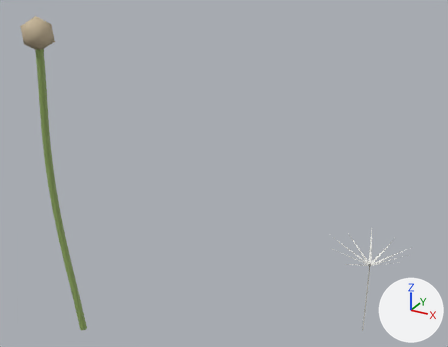
One commit to the glTF model public/models/puffballSimple.glb: the scene before it, then after it.
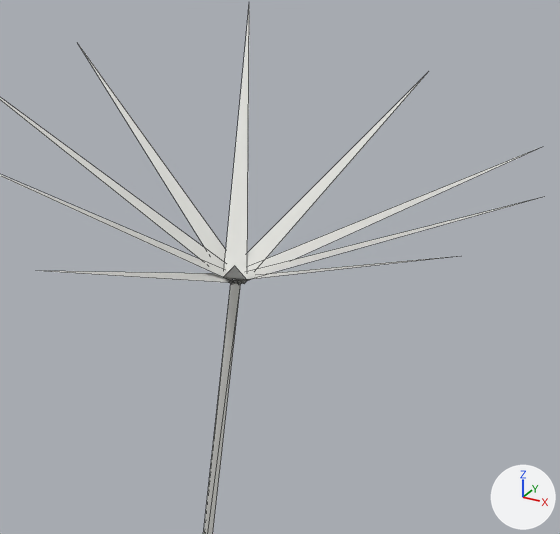
There are two pictures of each version: one whole from a 50 mm lens placed at (3.93, -3.88, 3.03), pointed at (1.68, 0.22, 0.98), one close up on the part from 75% to 93% of the width and 65% to 87% of the height. The axes (+X, +Y, +Z) are drawn at lower right. The lights are the same throughout. The older version's two pictures come first. The close-ups show mesh edges as thin lines. Vertices at exactly the same position are counted once.

Objects in the first close-up: 'Seed'.
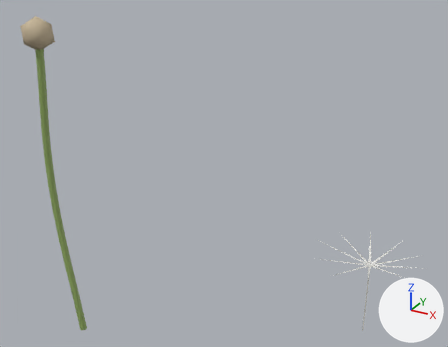
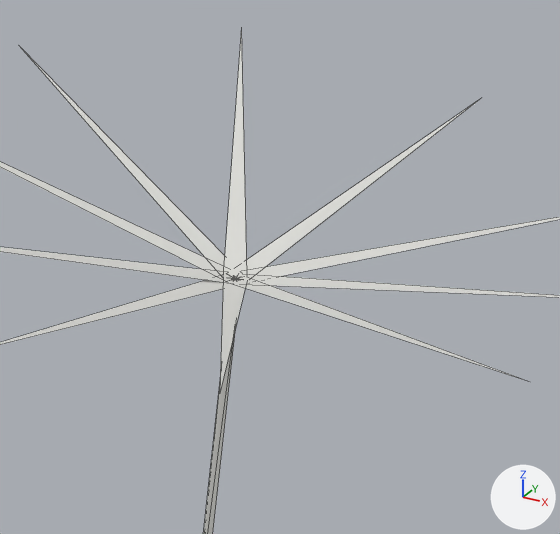
The newer file adds a shape key; the second version is drawn at full value of the shape key 'Open' of 'Seed', and the change is written as the vertex moves it makes.

The change, as JSON lines over the scene's bpy script:
```json
{"block": "me_seed", "where": "# used by ob_seed; location = (3.0, 0.0, 0.0)"}
{"op": "remove", "block": "me_seed", "code": "me_seed.from_pydata(...)  # 36 vertices, 16 faces; spans x -0.331..0.296, y -0.283..0.261, z 0.04..0.811"}
{"op": "add", "block": "me_seed", "code": "me_seed.from_pydata(...)  # 36 vertices, 16 faces; spans x -0.446..0.4, y -0.381..0.352, z 0.04..0.725"}
{"block": "me_seed", "change": "me_seed part 1: all 10 vertices in x -0.331..0.296, y -0.283..0.261, z 0.745..0.811 are scaled about their middle by (1.35, 1.35, 0.55), then moved by (-0.006, -0.004, -0.071)"}
```

Location of each change, [x1, y1, x2, y2] in pixels of the close-ups (560 x 534 px; the box of a moved part takes in the faces that stretch with it):
```json
{"object": "Seed", "change": "reshaped", "before": [0, 12, 541, 534], "after": [0, 27, 560, 534]}
{"part": 1, "of": "me_seed", "change": "moved or reshaped", "before": [0, 12, 541, 285], "after": [0, 27, 560, 390]}
```
